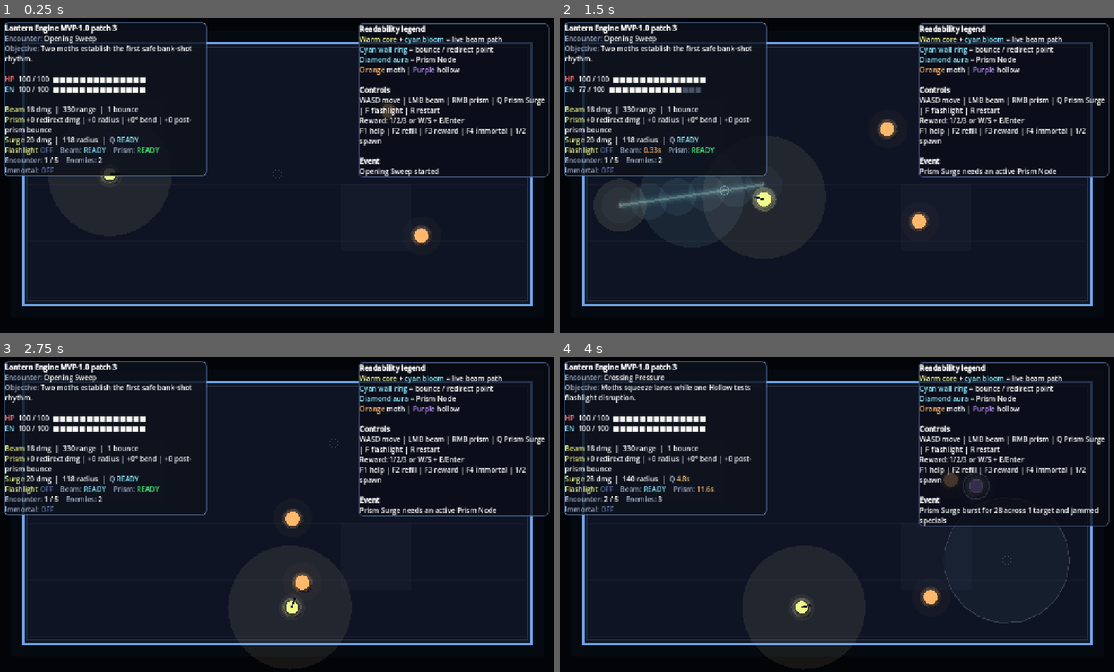
Above: before the commit, frames 1-4 (two rows, left to right).
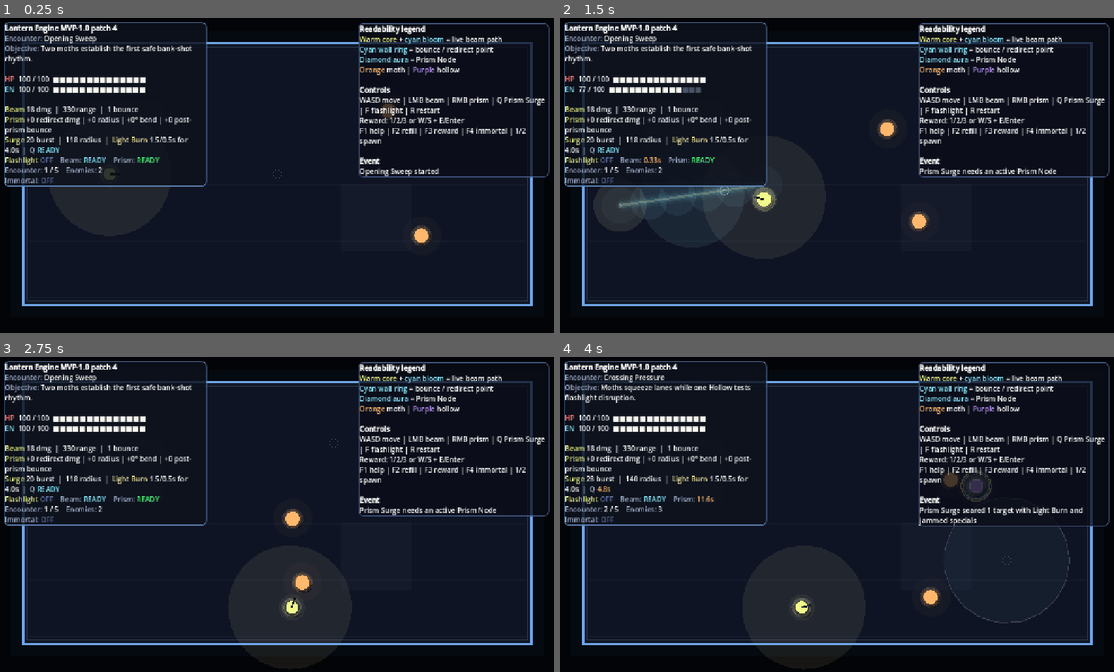
Above: after the commit, the same moments.

Repository: Nopppa/lantern-engine
Game: Godot game, scene res://scenes/main.tscn
The game is run twice, just before and just after one commit, with the same random seed, the same clock (stepped at 60 frames per second) and the same inputs.
Inputs (mouse positions are in pixels of both pictures, inside the frame that each line leads up to):
- Up to frame 1 (0.25 s): no input
- Up to frame 2 (1.5 s): tap Enter (ui_accept) at 0.5, 0.77 s; move the mouse to (958, 159) at 0.52 s; hold D (move_right) 0.53-1.28 s; tap Q (cast_prism_surge) at 0.6 s; move the mouse to (726, 191) at 1.27 s; hold S (move_down) from 1.28 s (still down); click (726, 191) at 1.35 s
- Up to frame 3 (2.75 s): tap Enter (ui_accept) at 1.52 s; tap Q (cast_prism_surge) at 1.55, 2.1 s; move the mouse to (332, 442) at 2.02 s; release S (move_down) at 2.03 s; hold D (move_right) from 2.03 s (still down)
- Up to frame 4 (4 s): move the mouse to (809, 577) at 2.77 s; release D (move_right) at 2.78 s; hold R (grant_upgrade) 2.78-3.53 s; tap E (interact) at 2.85 s; tap Enter (ui_accept) at 3.02, 3.77 s; tap Q (cast_prism_surge) at 3.05, 3.8 s; move the mouse to (1008, 561) at 3.52 s; hold A (move_left) from 3.53 s (still down); right-click (1008, 561) at 3.6 s

The runs differ from the first frame. In frame 1, 1.7% of the frame differs, in the area x 0-38%, y 2-54%; in frame 2, 2.0%; in frame 3, 1.6%; in frame 4, 2.0%.

Commit message:
v0.4.3: add Prism Surge Light Burn

Diff:
--- a/scripts/data/skill_defs.gd
+++ b/scripts/data/skill_defs.gd
@@ -5,13 +5,16 @@
 	"id": "prism_surge",
 	"title": "Prism Surge",
 	"control": "Q",
-	"summary": "Collapse the active Prism Node into a radial burst that damages, shoves, and jams enemy special abilities for a short duration.",
+	"summary": "Collapse the active Prism Node into a radial burst that damages, shoves, sears enemies with Light Burn, and jams enemy special abilities briefly.",
 	"cooldown": 6.0,
 	"damage": 20.0,
 	"radius": 118.0,
 	"push_distance": 96.0,
 	"energy_refund_on_hit": 8.0,
-	"special_lock_duration": 2.2
+	"special_lock_duration": 2.2,
+	"light_burn_duration": 4.0,
+	"light_burn_tick": 0.5,
+	"light_burn_damage": 1.5
 }
 
 static func get_skill(id: String) -> Dictionary:
--- a/scripts/gameplay/encounter_controller.gd
+++ b/scripts/gameplay/encounter_controller.gd
@@ -50,9 +50,9 @@
 	if type == "moth":
 		sprite.polygon = PackedVector2Array([Vector2(-14, 0), Vector2(0, -10), Vector2(14, 0), Vector2(0, 10)])
 		sprite.color = Color("ffb86c")
-		run.enemies.append({"node": node, "type": type, "hp": 24.0, "speed": 116.0, "radius": 16.0, "contact_damage": 14.0, "alive": true, "flash": 0.0, "death_timer": 0.0, "attack_timer": 0.0, "special_lock_timer": 0.0})
+		run.enemies.append({"node": node, "type": type, "hp": 24.0, "speed": 116.0, "radius": 16.0, "contact_damage": 14.0, "alive": true, "flash": 0.0, "death_timer": 0.0, "attack_timer": 0.0, "special_lock_timer": 0.0, "light_burn_timer": 0.0, "light_burn_tick_timer": 0.0, "light_burn_pulse": 0.0})
 	else:
 		sprite.polygon = PackedVector2Array([Vector2(-12, -12), Vector2(12, -12), Vector2(12, 12), Vector2(-12, 12)])
 		sprite.color = Color("bd93f9")
-		run.enemies.append({"node": node, "type": type, "hp": 34.0 …(115 unchanged characters)… imer": 1.3, "special_lock_timer": 0.0, "revealed_by_light": false, "shimmer_time …(215 unchanged characters)…
+		run.enemies.append({"node": node, "type": type, "hp": 34.0 …(115 unchanged characters)… imer": 1.3, "special_lock_timer": 0.0, "light_burn_timer": 0.0, "light_burn_tick_timer": 0.0, "light_burn_pulse": 0.0, "revealed_by_light": false, "shimmer_time …(215 unchanged characters)…
 	node.add_child(sprite)
--- a/scripts/gameplay/enemy_controller.gd
+++ b/scripts/gameplay/enemy_controller.gd
@@ -1,5 +1,7 @@
 extends RefCounted
 class_name EnemyController
+
+const RunSummary = preload("res://scripts/gameplay/run_summary.gd")
 
 static func update_enemies(run: RunScene, delta: float) -> void:
 	for enemy: Dictionary in run.enemies:
@@ -8,6 +10,9 @@
 			continue
 		enemy["flash"] = max(enemy["flash"] - delta, 0.0)
 		enemy["special_lock_timer"] = max(float(enemy.get("special_lock_timer", 0.0)) - delta, 0.0)
+		_tick_light_burn(run, enemy, delta)
+		if not enemy["alive"]:
+			continue
 		var to_player: Vector2 = run.player_pos - enemy["node"].position
 		var dir := _safe_direction_from_player(to_player)
 		if enemy["type"] == "moth":
@@ -23,6 +28,33 @@
 	enemy["node"].scale = Vector2.ONE * max(enemy["death_timer"] * 2.0, 0.1)
 	if enemy["death_timer"] <= 0.0 and is_instance_valid(enemy["node"]):
 		enemy["node"].queue_free()
+
+static func _tick_light_burn(run: RunScene, enemy: Dictionary, delta: float) -> void:
+	var burn_timer: float = float(enemy.get("light_burn_timer", 0.0))
+	if burn_timer <= 0.0:
+		enemy["light_burn_timer"] = 0.0
+		enemy["light_burn_tick_timer"] = 0.0
+		enemy["light_burn_pulse"] = max(float(enemy.get("light_burn_pulse", 0.0)) - delta * 1.8, 0.0)
+		return
+	burn_timer = max(burn_timer - delta, 0.0)
+	enemy["light_burn_timer"] = burn_timer
+	var burn_tick_timer: float = float(enemy.get("light_burn_tick_timer", run.prism_surge_light_burn_tick)) - delta
+	while burn_tick_timer <= 0.0 and burn_timer > 0.0 and enemy["alive"]:
+		enemy["hp"] -= run.prism_surge_light_burn_damage
+		RunSummary.note_damage_dealt(run, run.prism_surge_light_burn_damage)
+		enemy["flash"] = max(float(enemy.get("flash", 0.0)), 0.16)
+		enemy["light_burn_pulse"] = 0.38
+		run._add_hit_flash(enemy["node"].position, enemy["radius"] + 12.0, Color(1.0, 0.94, 0.62, 0.7), 0.12)
+		if enemy["hp"] <= 0.0:
+			enemy["alive"] = false
+			enemy["death_timer"] = 0.35
+			RunSummary.note_kill(run, String(enemy["type"]))
+			run._add_hit_flash(enemy["node"].position, enemy["radius"] + 22.0, Color(1.0, 0.97, 0.78, 0.95), 0.22)
+			run.last_event = "Light Burn consumed a %s" % String(enemy["type"])
+			break
+		burn_tick_timer += run.prism_surge_light_burn_tick
+	enemy["light_burn_tick_timer"] = max(burn_tick_timer, 0.0)
+	enemy["light_burn_pulse"] = max(float(enemy.get("light_burn_pulse", 0.0)) - delta * 1.6, 0.0)
 
 static func _safe_direction_from_player(to_player: Vector2) -> Vector2:
 	if to_player.length_squared() < 4.0:
--- a/scripts/gameplay/skill_controller.gd
+++ b/scripts/gameplay/skill_controller.gd
@@ -27,6 +27,9 @@
 		hit_count += 1
 		enemy["hp"] -= run.prism_surge_damage
 		enemy["special_lock_timer"] = max(float(enemy.get("special_lock_timer", 0.0)), run.prism_surge_special_lock_duration)
+		enemy["light_burn_timer"] = max(float(enemy.get("light_burn_timer", 0.0)), run.prism_surge_light_burn_duration)
+		enemy["light_burn_tick_timer"] = min(float(enemy.get("light_burn_tick_timer", 0.0)), 0.12)
+		enemy["light_burn_pulse"] = max(float(enemy.get("light_burn_pulse", 0.0)), 0.55)
 		RunSummary.note_damage_dealt(run, run.prism_surge_damage)
 		enemy["flash"] = 0.35
 		var push_dir: Vector2 = (enemy["node"].position - origin).normalized()
@@ -56,6 +59,6 @@
 	RunSummary.note_skill_cast(run, "prism_surge")
 	SfxController.play(run, "beam")
 	if hit_count > 0:
-		run.last_event = "Prism Surge burst for %.0f across %d target%s and jammed specials" % [run.prism_surge_damage, hit_count, "" if hit_count == 1 else "s"]
+		run.last_event = "Prism Surge seared %d target%s with Light Burn and jammed specials" % [hit_count, "" if hit_count == 1 else "s"]
 	else:
 		run.last_event = "Prism Surge discharged with no target in the blast"
--- a/scripts/run_scene.gd
+++ b/scripts/run_scene.gd
@@ -25,7 +25,7 @@
 const BEAM_OFFSET := 4.0
 const PRISM_RADIUS := 18.0
 const PRISM_REDIRECT_ANGLE := 55.0
-const BUILD_LABEL := "MVP-1.0 patch 3"
+const BUILD_LABEL := "MVP-1.0 patch 4"
 
 var player_hp := 100.0
 var player_max_hp := 100.0
@@ -50,6 +50,9 @@
 var prism_surge_push_distance := 96.0
 var prism_surge_energy_refund_on_hit := 8.0
 var prism_surge_special_lock_duration := 2.2
+var prism_surge_light_burn_duration := 4.0
+var prism_surge_light_burn_tick := 0.5
+var prism_surge_light_burn_damage := 1.5
 var prism_node: Node2D
 var player_velocity := Vector2.ZERO
 var player_speed := 285.0
@@ -137,6 +140,9 @@
 	prism_surge_push_distance = float(prism_surge.get("push_distance", 96.0))
 	prism_surge_energy_refund_on_hit = float(prism_surge.get("energy_refund_on_hit", 8.0))
 	prism_surge_special_lock_duration = float(prism_surge.get("special_lock_duration", 2.2))
+	prism_surge_light_burn_duration = float(prism_surge.get("light_burn_duration", 4.0))
+	prism_surge_light_burn_tick = float(prism_surge.get("light_burn_tick", 0.5))
+	prism_surge_light_burn_damage = float(prism_surge.get("light_burn_damage", 1.5))
 
 func _make_panel_style(bg: Color, border: Color, border_width: int = 2, radius: int = 8) -> StyleBoxFlat:
 	var style := StyleBoxFlat.new()
@@ -419,14 +425,14 @@
 	var objective := "Pick one upgrade" if reward_pending else (String(current_encounter.get("summary", "Survive encounter and route beam through walls/prism")) if not run_over else ("Run complete — restart from center panel or R" if player_hp > 0.0 else "Run failed — restart from center panel or R"))
 	var immortal_text := "[color=#50fa7b]ON[/color]" if debug_immortal else "[color=#6272a4]OFF[/color]"
 	var flashlight_text := "[color=#f1fa8c]ON[/color] (%.0f/s)" % flashlight_drain if flashlight_on else "[color=#6272a4]OFF[/color]"
-	hud_label.text = "[b]Lantern Engine %s[/b]\n[color=#a4b1cd] …(316 unchanged characters)… unce\n[color=#f1fa8c]Surge[/color] %.0f dmg  |  %.0f radius  |  [color=#a4b1cd]Q[/color] %s\n[color=#f1fa8c]Flashlight[/color] %s    [color=#a4b1cd]Beam:[/color] %s    [color=#a4b1cd]Prism:[/color] %s\n[color=#a4b1cd]Encounter:[/color] %d / %d    [color=#a4b1cd]Enemies:[/color] %d\n[color=#a4b1cd]Immortal:[/color] %s" % [BUILD_LABEL, encounter_title, objective, player_hp, player_max_hp, HudText.bar(player_hp, player_max_hp), energy, max_energy, HudText.bar(energy, max_energy), beam_damage, beam_range, beam_bounces, prism_redirect_damage_bonus, prism_radius_bonus, prism_redirect_angle_bonus, prism_redirect_bonus_bounces, prism_surge_damage, prism_surge_radius, surge_state, flashlight_text, beam_rea …(117 unchanged characters)…
+	hud_label.text = "[b]Lantern Engine %s[/b]\n[color=#a4b1cd] …(316 unchanged characters)… unce\n[color=#f1fa8c]Surge[/color] %.0f burst  |  %.0f radius  |  [color=#fff1a8]Light Burn[/color] %.1f/%.1fs for %.1fs  |  [color=#a4b1cd]Q[/color] %s\n[color=#f1fa8c]Flashlight[/color] %s    [color=#a4b1cd]Beam:[/color] %s    [color=#a4b1cd]Prism:[/color] %s\n[color=#a4b1cd]Encounter:[/color] %d / %d    [color=#a4b1cd]Enemies:[/color] %d\n[color=#a4b1cd]Immortal:[/color] %s" % [BUILD_LABEL, encounter_title, objective, player_hp, player_max_hp, HudText.bar(player_hp, player_max_hp), energy, max_energy, HudText.bar(energy, max_energy), beam_damage, beam_range, beam_bounces, prism_redirect_damage_bonus, prism_radius_bonus, prism_redirect_angle_bonus, prism_redirect_bonus_bounces, prism_surge_damage, prism_surge_radius, prism_surge_light_burn_damage, prism_surge_light_burn_tick, prism_surge_light_burn_duration, surge_state, flashlight_text, beam_rea …(117 unchanged characters)…
 	var help_hint := "[color=#8be9fd]F1 show full help[/color]" if help_collapsed else "[color=#8be9fd]F1 hide full help[/color]"
 	var immortal_hint := "[color=#50fa7b]ON[/color]" if debug_immortal else "[color=#6272a4]OFF[/color]"
 	if reward_pending:
 		if reward_title_label:
 			reward_title_label.text = "Choose one Prism upgrade — current beam: %.0f dmg | %.0f range | %d bounce" % [beam_damage, beam_range, beam_bounces]
 		RewardController.update_button_states(self)
-		status_label.text = "[b]Reward pause[/b]\nChoose one Prism …(225 unchanged characters)… mg | %.0f range | %d bounce\nSurge %.0f dmg | %.0f radius | Q" % [beam_damage, beam_range, beam_bounces, prism_surge_damage, prism_surge_radius]
+		status_label.text = "[b]Reward pause[/b]\nChoose one Prism …(225 unchanged characters)… mg | %.0f range | %d bounce\nSurge %.0f burst | %.0f radius | Light Burn %.1f/%.1fs | Q" % [beam_damage, beam_range, beam_bounces, prism_surge_damage, prism_surge_radius, prism_surge_light_burn_damage, prism_surge_light_burn_tick]
 	elif help_collapsed and not run_over:
 		status_label.text = "[b]Event[/b]\n%s\n\n%s\n[color=#6272a4]Key actions: F1 help | F flashlight | R restart | F4 immortal %s[/color]" % [last_event, help_hint, immortal_hint]
 	else:
@@ -531,13 +537,23 @@
 			draw_circle(enemy["node"].position, enemy["radius"] + 20.0, Color(1.0, 0.5, 0.3, 0.22 * flicker))
 			draw_arc(enemy["node"].position, enemy["radius"] + 16.0 * flicker2, 0.0, TAU, 16, Color(1.0, 0.85, 0.4, 0.65 * flicker), 3.0)
 			draw_arc(enemy["node"].position, enemy["radius"] + 8.0, 0.0, TAU, 12, Color(1.0, 0.3, 0.2, 0.4 * flicker2), 2.0)
-		if float(enemy.get("special_lock_timer", 0.0)) > 0.0:
-			draw_arc(enemy["node"].position, enemy["radius"] + 14.0, 0.0, TAU, 24, Color(0.62, 0.94, 1.0, 0.65), 2.5)
+		var special_lock_timer: float = float(enemy.get("special_lock_timer", 0.0))
+		if special_lock_timer > 0.0:
+			var lock_ratio: float = clampf(special_lock_timer / max(prism_surge_special_lock_duration, 0.01), 0.0, 1.0)
+			draw_arc(enemy["node"].position, enemy["radius"] + 14.0, -PI * 0.5, -PI * 0.5 + TAU * lock_ratio, 24, Color(0.62, 0.94, 1.0, 0.8), 2.5)
 			draw_circle(enemy["node"].position, enemy["radius"] + 10.0, Color(0.62, 0.94, 1.0, 0.08))
+		var light_burn_timer: float = float(enemy.get("light_burn_timer", 0.0))
+		if light_burn_timer > 0.0:
+			var burn_ratio: float = clampf(light_burn_timer / max(prism_surge_light_burn_duration, 0.01), 0.0, 1.0)
+			var burn_pulse: float = 0.45 + 0.55 * sin(Time.get_ticks_msec() / 70.0)
+			var burn_glow: float = max(float(enemy.get("light_burn_pulse", 0.0)), 0.0)
+			draw_circle(enemy["node"].position, enemy["radius"] + 7.0 + burn_glow * 8.0, Color(1.0, 0.95, 0.62, 0.08 + 0.07 * burn_pulse + burn_glow * 0.08))
+			draw_arc(enemy["node"].position, enemy["radius"] + 18.0, -PI * 0.5, -PI * 0.5 + TAU * burn_ratio, 26, Color(1.0, 0.9, 0.52, 0.82), 3.0)
+			draw_arc(enemy["node"].position, enemy["radius"] + 11.0 + burn_glow * 4.0, 0.0, TAU, 18, Color(1.0, 0.98, 0.8, 0.26 + burn_glow * 0.24), 1.8)
 		# Flashlight reveal shimmer for hollows
 		var is_revealed: bool = bool(enemy.get("revealed_by_light", false)) or float(enemy.get("shimmer_timer", 0.0)) > 0.0
 		if enemy["type"] == "hollow" and is_revealed:
-			var shimmer_pulse := 0.5 + 0.5 * sin(Time.get_ticks_msec() / 80.0)
+			var shimmer_pulse: float = 0.5 + 0.5 * sin(Time.get_ticks_msec() / 80.0)
 			draw_circle(enemy["node"].position, enemy["radius"] + 14.0, Color(1.0, 0.94, 0.6, 0.18 * shimmer_pulse))
 			draw_arc(enemy["node"].position, enemy["radius"] + 10.0, 0.0, TAU, 20, Color(1.0, 0.96, 0.72, 0.5 * shimmer_pulse), 2.0)
 		draw_circle(enemy["node"].position + Vector2(4, 6), enemy["radius"] + 2.0, SHADOW_COLOR)
Not shown, changed: CHANGELOG.md
Not shown, changed: README.md
Not shown, changed: VERSION
Not shown, changed: docs/devlog.md
Not shown, changed: docs/run-controls.md
